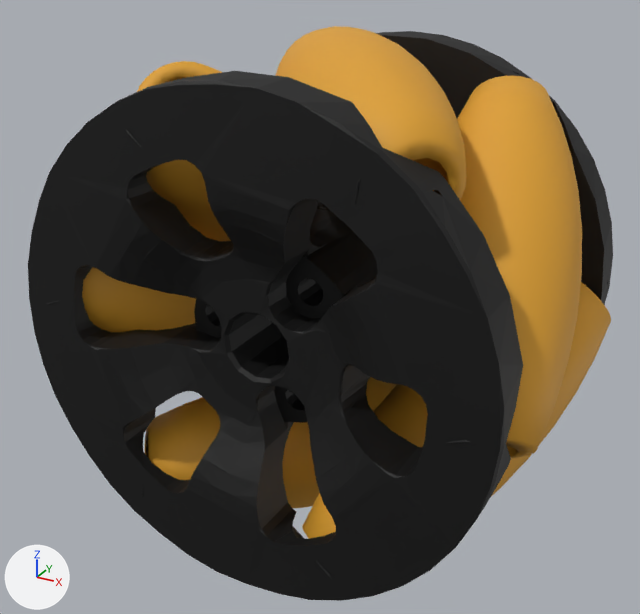
The COLLADA model ahl_robot/ahl_robot/models/youbot/meshes/base/back-right_wheel.dae, before and after one commit.
Before and after are seen from a camera (50 mm lens) standing at (0.0768, -0.146, 0.0688) and looking at (-0.002, -0.0028, -0.0028). The lights are fixed; the arrows at lower left show +X, +Y and +Z.

The older version as bpy lines, for what is in view:
```python
me_back_right_wheel = bpy.data.meshes.new('back-right_wheel')
me_back_right_wheel.from_pydata(...)  # 5825 vertices, 11796 faces; spans x -0.05..0.0499, y -0.0368..0.0363, z -0.0498..0.0499
# faces by material slot: [6732, 5064]
me_back_right_wheel.materials.append(mat_yellow)  # orange #dea02c
me_back_right_wheel.materials.append(mat_black_012)  # black #000000
ob_back_right_wheel = bpy.data.objects.new('back-right_wheel', me_back_right_wheel)
ob_back_right_wheel.location = (0.0, 0.0, 0.0)
```
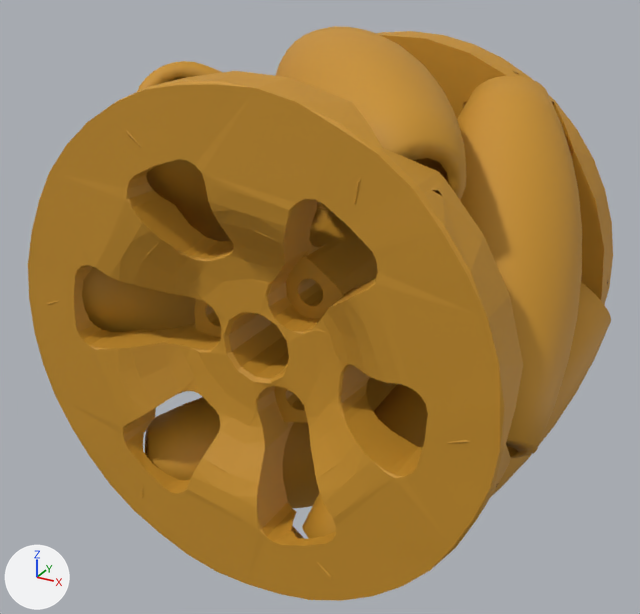
What differs and where, as boxes [x1, y1, x2, y2] in the pictures (640 x 614 px):
part 1 of me_back_right_wheel, recoloured
    both: [28, 31, 613, 601]

Patch to the scene script:
```diff
--- a/ahl_robot/ahl_robot/models/youbot/meshes/base/back-right_wheel.dae.py
+++ b/ahl_robot/ahl_robot/models/youbot/meshes/base/back-right_wheel.dae.py
@@ mat_black_012_1 @@
+mat_black_012_1 = principled_material('black_012')
+mat_black_012_1.base_color = (0.582, 0.281, 0.02)  # orange #c99027
+mat_black_012_1.roughness = 0.64
@@ me_back_right_wheel @@
 me_back_right_wheel.from_pydata(...)  # 5825 vertices, 11796 faces; spans x -0.05..0.0499, y -0.0368..0.0363, z -0.0498..0.0499
 # used by ob_back_right_wheel; location = (0.0, 0.0, 0.0)
+# me_back_right_wheel part 1: 5064 faces spanning x -0.0469..0.0469, y -0.0368..0.0363, z -0.0467..0.0468 switch from mat_black_012 (black #000000) to mat_black_012_1 (orange #c99027)
 me_back_right_wheel.materials.append(mat_yellow)
```
